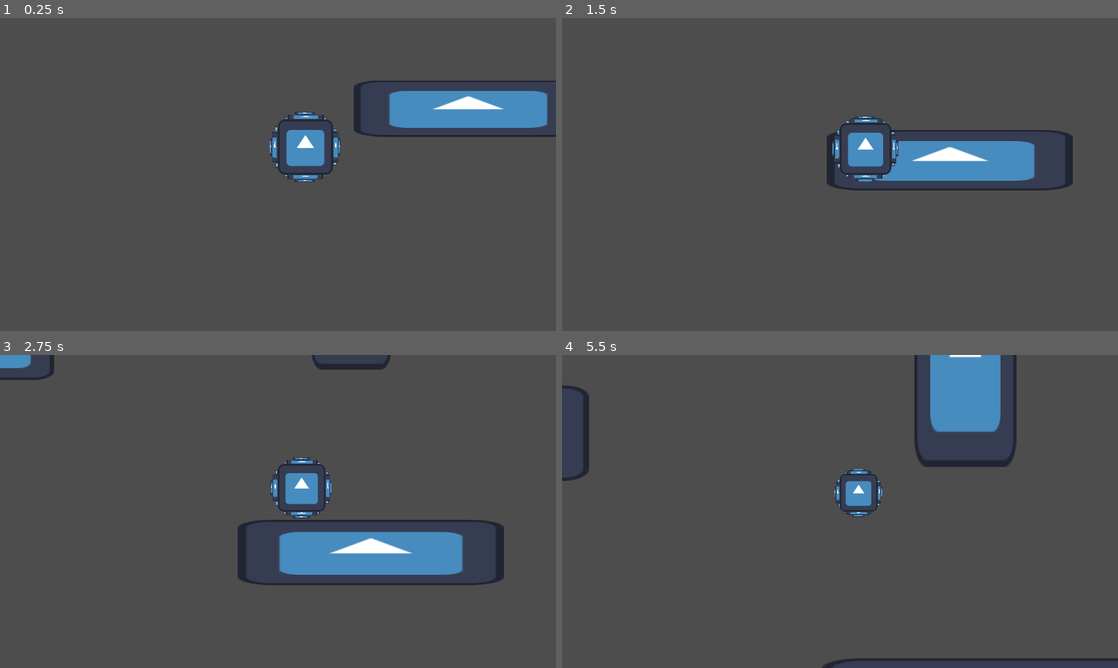
Above: before the commit, frames 1-4 (two rows, left to right).
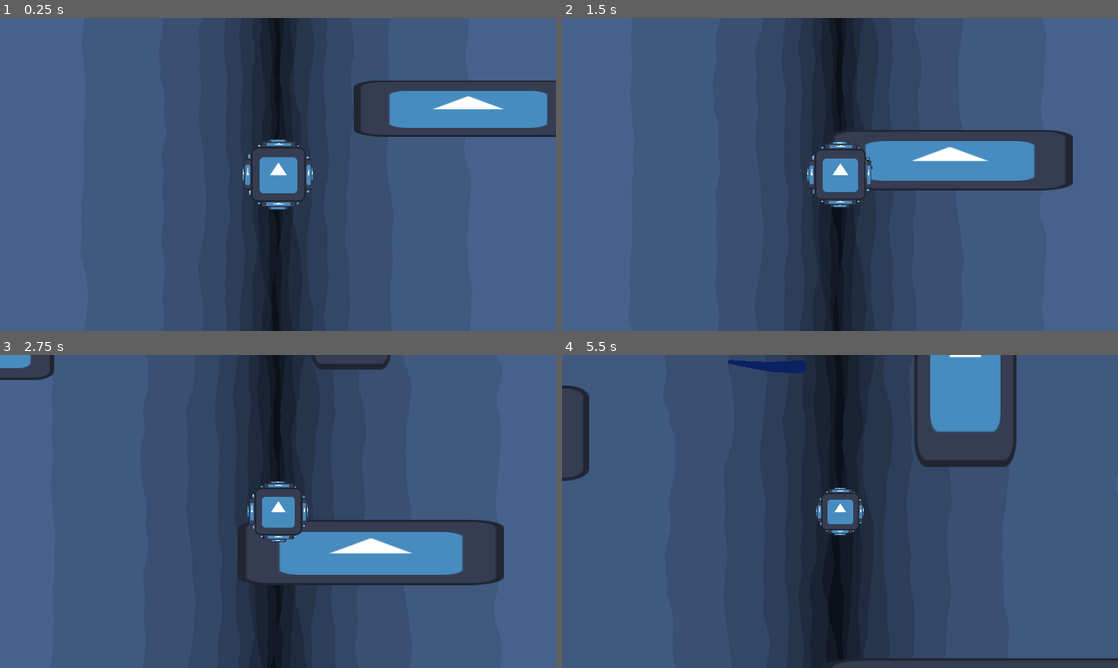
Above: after the commit, the same moments.

Repository: Cax36940/Global-Game-Jam-2025
Game: Godot game, scene res://main.tscn
Same seed, same stepped clock (60 frames per second), same inputs: the game is played once before the commit and once after it. The engine's default icon, where the game draws it, is replaced by a stand-in: a white triangle on a blue panel in a dark square.
Inputs:
- Up to frame 1 (0.25 s): no input
- Up to frame 2 (1.5 s): hold Right (ui_right) 0.53-1.28 s; hold Left (ui_left) from 1.28 s (still down)
- Up to frame 3 (2.75 s): release Left (ui_left) at 2.03 s; hold Right (ui_right) from 2.03 s (still down)
- Up to frame 4 (5.5 s): release Right (ui_right) at 3.53 s; hold Left (ui_left) from 3.53 s (still down)

The runs differ from the first frame. In frame 1, 92% of the frame differs, in the area x 0-100%, y 0-100%; in frame 2, 92%; in frame 3, 88%; in frame 4, 90%.

Commit message:
add rock bg to main scene

Diff:
--- a/bubble/bubble.tscn
+++ b/bubble/bubble.tscn
@@ -6,15 +6,14 @@
 [sub_resource type="CircleShape2D" id="CircleShape2D_orsfs"]
 radius = 85.0059
 
-[node name="bubble" type="CharacterBody2D"]
+[node name="Bubble" type="CharacterBody2D"]
 script = ExtResource("1_jhrmi")
 
 [node name="CollisionShape2D" type="CollisionShape2D" parent="."]
-position = Vector2(63, -64)
 shape = SubResource("CircleShape2D_orsfs")
 
 [node name="Sprite2D" type="Sprite2D" parent="."]
-position = Vector2(64, -64)
+position = Vector2(1, 0)
 texture = ExtResource("2_e0gfu")
 
 [node name="Sprite2D" type="Sprite2D" parent="Sprite2D"]
--- /dev/null
+++ b/main.gd
@@ -0,0 +1,12 @@
+extends Node2D
+
+
+# Called when the node enters the scene tree for the first time.
+func _ready() -> void:
+	pass # Replace with function body.
+
+
+# Called every frame. 'delta' is the elapsed time since the previous frame.
+func _process(delta: float) -> void:
+	$RockBackground.position.y = $Bubble.position.y - get_viewport_rect().size.y / 2
+	$RockBackground.position.x = $Bubble.position.x - get_viewport_rect().size.x / 2
--- a/main.tscn
+++ b/main.tscn
@@ -1,9 +1,12 @@
-[gd_scene load_steps=3 format=3 uid="uid://of555l6ldsig"]
+[gd_scene load_steps=5 format=3 uid="uid://df5721paxmho5"]
 
 [ext_resource type="Texture2D" uid="uid://7krt6hywy24k" path="res://icon.svg" id="1_5cdx7"]
+[ext_resource type="Script" path="res://main.gd" id="1_15lqo"]
 [ext_resource type="PackedScene" uid="uid://gbcb6vfrmeku" path="res://bubble/bubble.tscn" id="2_fqsu4"]
+[ext_resource type="PackedScene" uid="uid://b8aamx2rsae2k" path="res://assets/rock_background.tscn" id="3_poyp4"]
 
 [node name="main" type="Node2D"]
+script = ExtResource("1_15lqo")
 
 [node name="Sprite2D" type="Sprite2D" parent="."]
 position = Vector2(433, -175)
@@ -15,7 +18,7 @@
 scale = Vector2(2.34375, 1.14844)
 texture = ExtResource("1_5cdx7")
 
-[node name="bubble" parent="." instance=ExtResource("2_fqsu4")]
+[node name="Bubble" parent="." instance=ExtResource("2_fqsu4")]
 
 [node name="Sprite2D3" type="Sprite2D" parent="."]
 position = Vector2(394, -710)
@@ -26,3 +29,6 @@
 position = Vector2(-56, -846)
 scale = Vector2(1.63281, 0.414063)
 texture = ExtResource("1_5cdx7")
+
+[node name="RockBackground" parent="." instance=ExtResource("3_poyp4")]
+position = Vector2(-640, -360)
Not shown: 1 places in assets/algue.tscn that only renumber resources
Not shown: 1 places in assets/algue_generator.tscn that only renumber resources
Not shown: 1 places in assets/rock_background.tscn that only renumber resources
